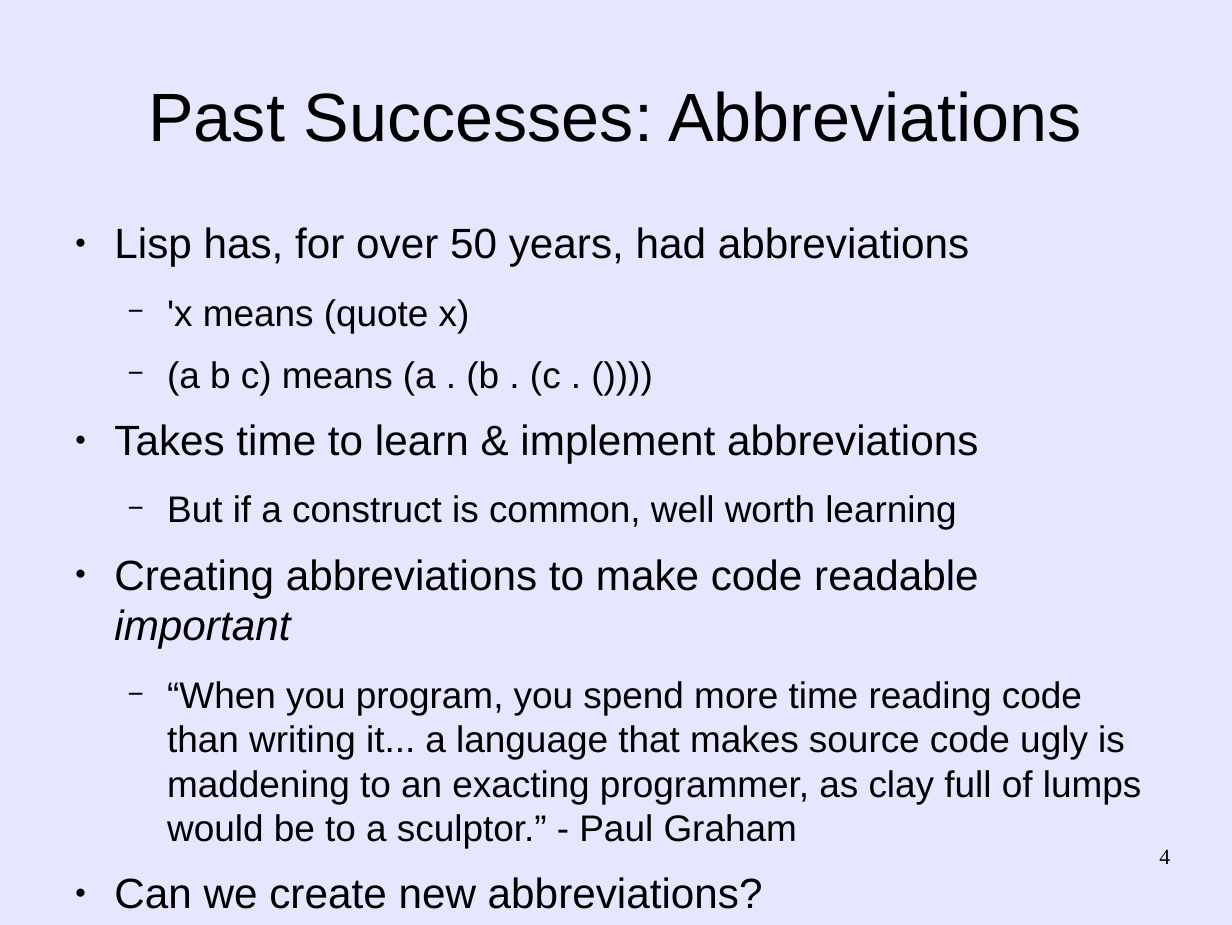
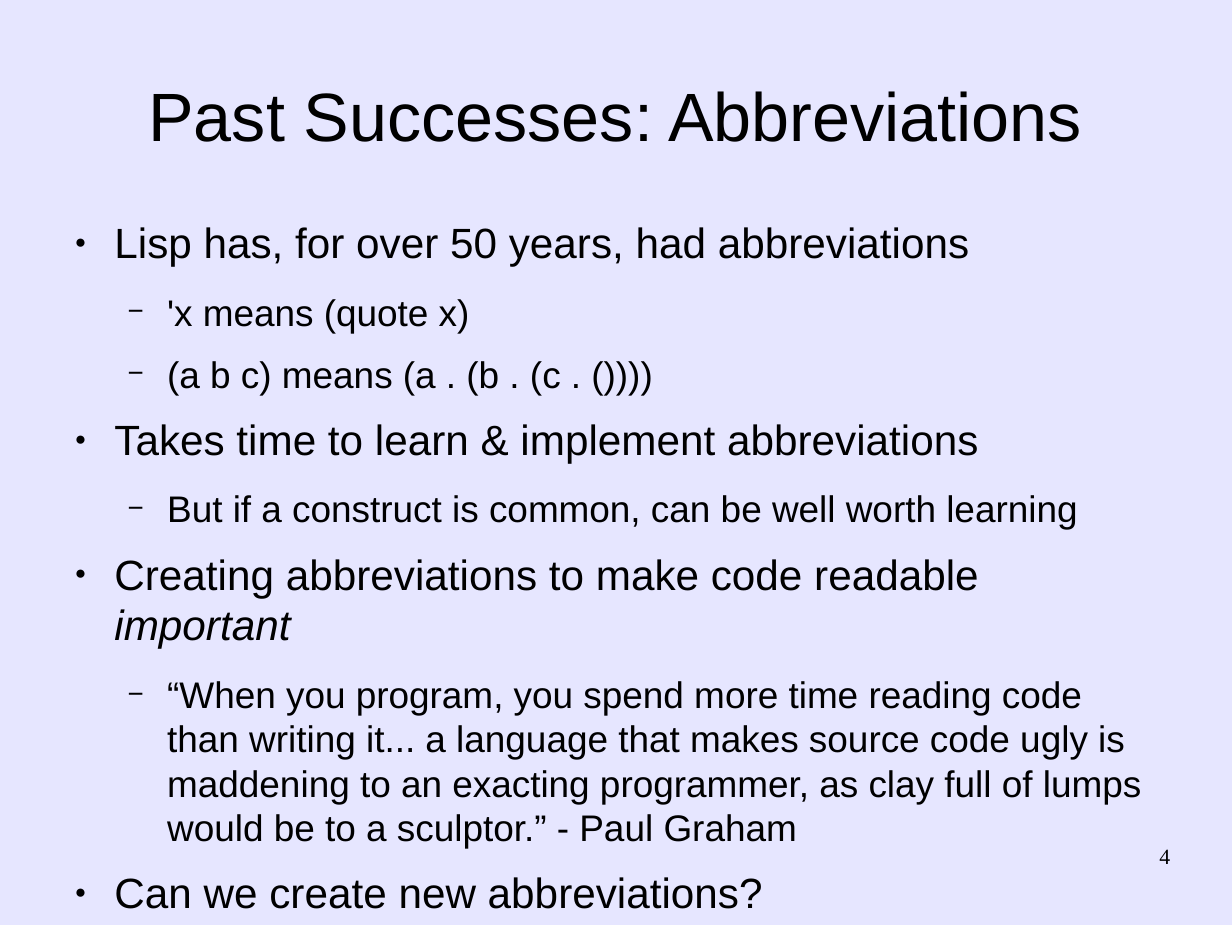
Before and after one commit to martin12333/Readable-Lisp-S-expressions, a slide deck: slide 4 of readable-s-expressions.odp. Drawn at 1232x925 pixels with LibreOffice and Linux fonts; fonts in the diff are those of the drawing. Boxes give left, top, right and bottom in pixels: in the first picture for what was removed or moved away, otherwise in the second. Text is boxed around its words. In the diff, an @@ line names an element or a change of style, - is before the commit and + after.

Commit message:
Presentation: Well worth learning => "Can be" well worth learning
  - Nit - noted that abbreviations "can be" well worth learning.
    Obviously not all abbrevations are worth it, and I fear that the
    crowd who reject all changes will pounce on that.  By saying "can be",
    the text is hard to argue against... hopefully they'll then keep
    listening long enough to hear the argument.

```diff
--- a/readable-s-expressions.odp
+++ b/readable-s-expressions.odp
@@ text at (167, 495, 1077, 529): text changed @@
-  − But if a construct is common, well worth learning
+  − But if a construct is common, can be well worth learning
```
